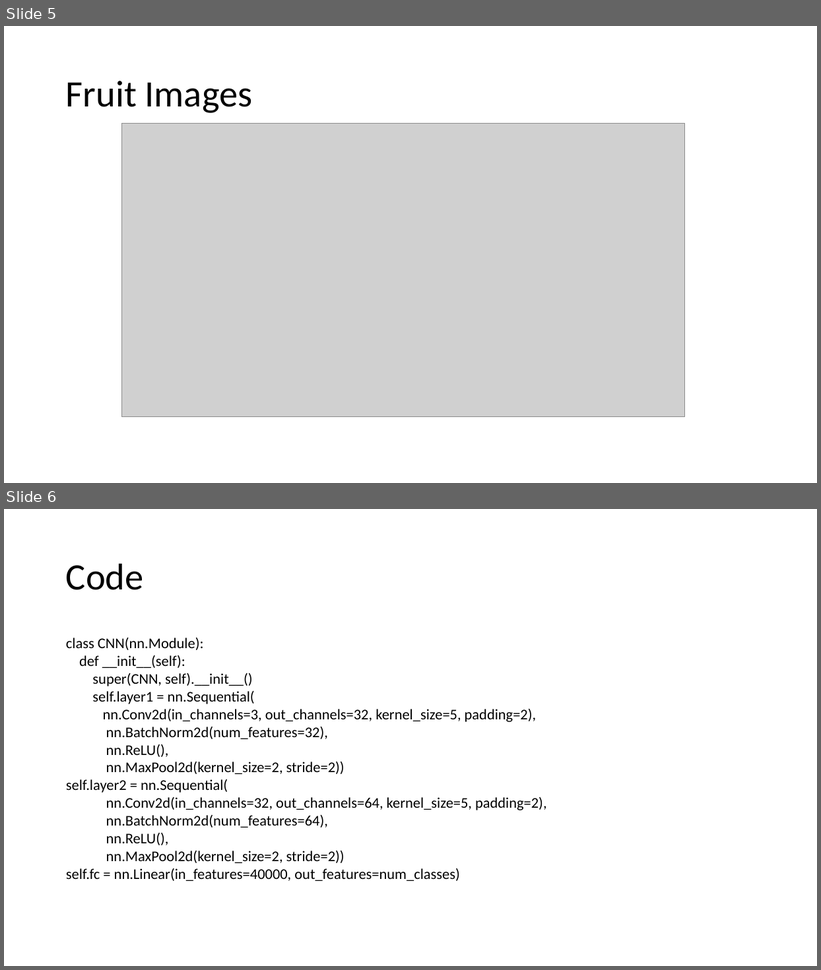
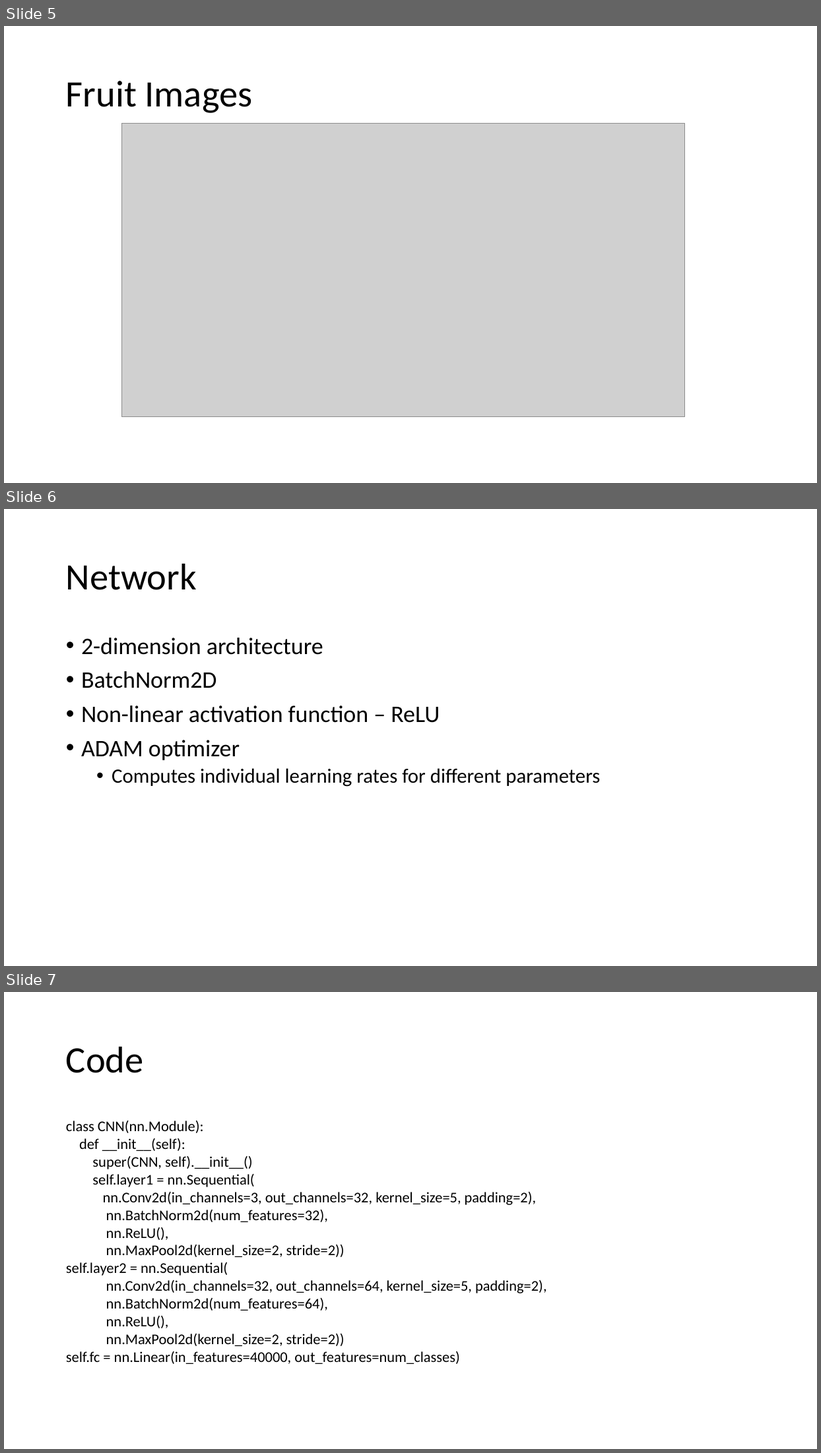
Before and after one commit to htappa/CNN-ImageClassification, a slide deck: Final-Group-Presentation/Group4ProjectPresentation.pptx. Shown one above the other, each under a label of ours: slides 5 and 6 before the commit, slides 5, 6 and 7 after it. The pictures are 821x970 and 821x1453 pixels, drawn with LibreOffice and Linux fonts; fonts in the diff are those of the drawing; grey boxes stand for pictures. Boxes give left, top, right and bottom in pixels: in the first picture for what was removed or moved away, otherwise in the second. Text is boxed around its words. In the diff, an @@ line names an element or a change of style, - is before the commit and + after.

```diff
--- a/Final-Group-Presentation/Group4ProjectPresentation.pptx
+++ b/Final-Group-Presentation/Group4ProjectPresentation.pptx
@@ slide 6 added at (4,509,817,966), background #FFFFFF @@
@@ title added at (66,563,197,590), 44 pt, text #000000 @@
+Network
@@ text added at (81,638,600,787), 28 pt, text #000000 @@
+• 2-dimension architecture
+• BatchNorm2D
+• Non-linear activation function – ReLU
+• ADAM optimizer
+  • Computes individual learning rates for different parameters
@@ what was slide 6 is now slide 7 @@
```
Also in this commit, not shown: 1 slide changed.
